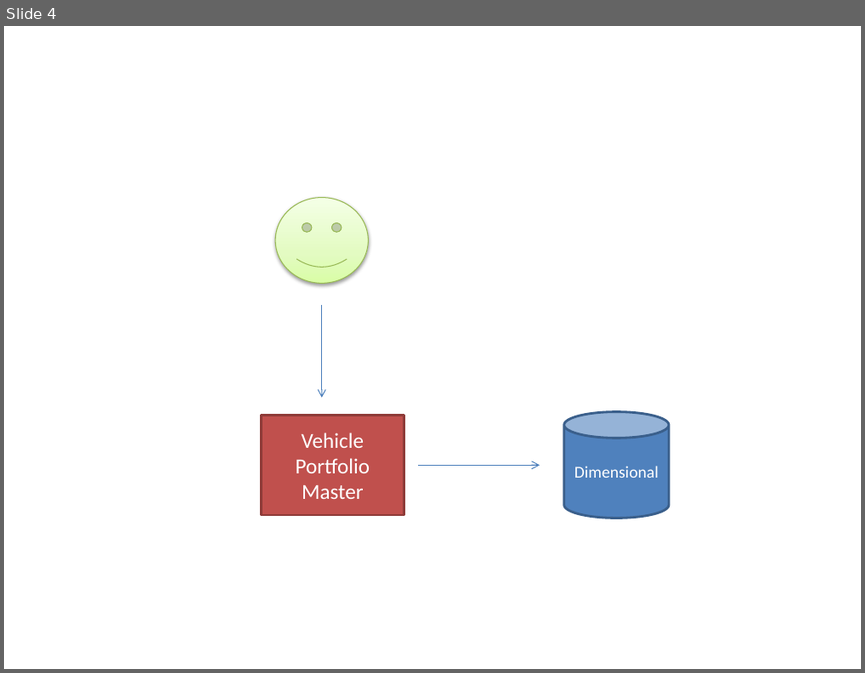
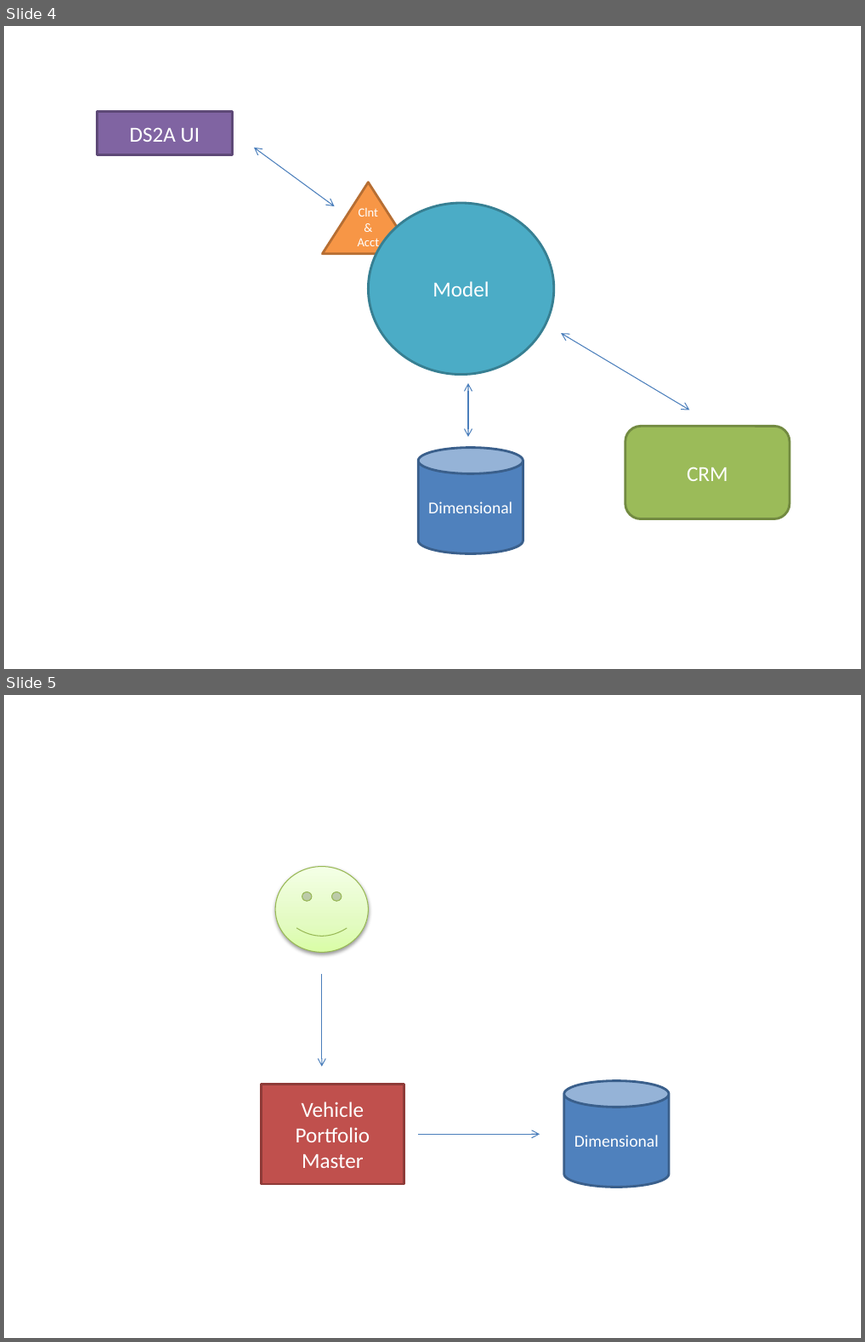
Before and after one commit to linus123/linus123.github.io, a slide deck: docs/Ds2Rewrite.pptx. Shown one above the other, each under a label of ours: slide 4 before the commit, slides 4 and 5 after it. The pictures are 865x673 and 865x1342 pixels, drawn with LibreOffice and Linux fonts; fonts in the diff are those of the drawing. Boxes give left, top, right and bottom in pixels: in the first picture for what was removed or moved away, otherwise in the second. Text is boxed around its words. In the diff, an @@ line names an element or a change of style, - is before the commit and + after.

```diff
--- a/docs/Ds2Rewrite.pptx
+++ b/docs/Ds2Rewrite.pptx
@@ slide 4 added at box(4, 26, 861, 669), background #FFFFFF @@
@@ rectangle added at box(97, 112, 232, 154), fill #8064A2, outline #5F4A78 2 pt, 18 pt, text #FFFFFF @@
+DS2A UI
@@ double arrow added from (254, 148) to (334, 206), #4B7EBC 0.75 pt @@
@@ triangle added at box(323, 182, 415, 253), fill #F79646, outline #B76F34 2 pt, 10.5 pt, text #FFFFFF @@
+Clnt & Acct
@@ ellipse added at box(368, 203, 554, 374), fill #4BACC6, outline #377F92 2 pt, 18 pt, text #FFFFFF @@
+Model
@@ double arrow added from (561, 333) to (689, 410), #4B7EBC 0.75 pt @@
@@ double arrow added from (468, 383) to (468, 437), #4B7EBC 0.75 pt @@
@@ rounded rectangle added at box(625, 426, 789, 519), fill #9BBB59, outline #738A42 2 pt, 18 pt, text #FFFFFF @@
+CRM
@@ cylinder added at box(418, 448, 522, 554), fill #4F81BD, outline #3A5F8C 2 pt, 14 pt, text #FFFFFF @@
+Dimensional
@@ what was slide 4 is now slide 5 @@
```
Also in this commit, not shown: 2 slides changed, 1 other slide added, 8 other files.
